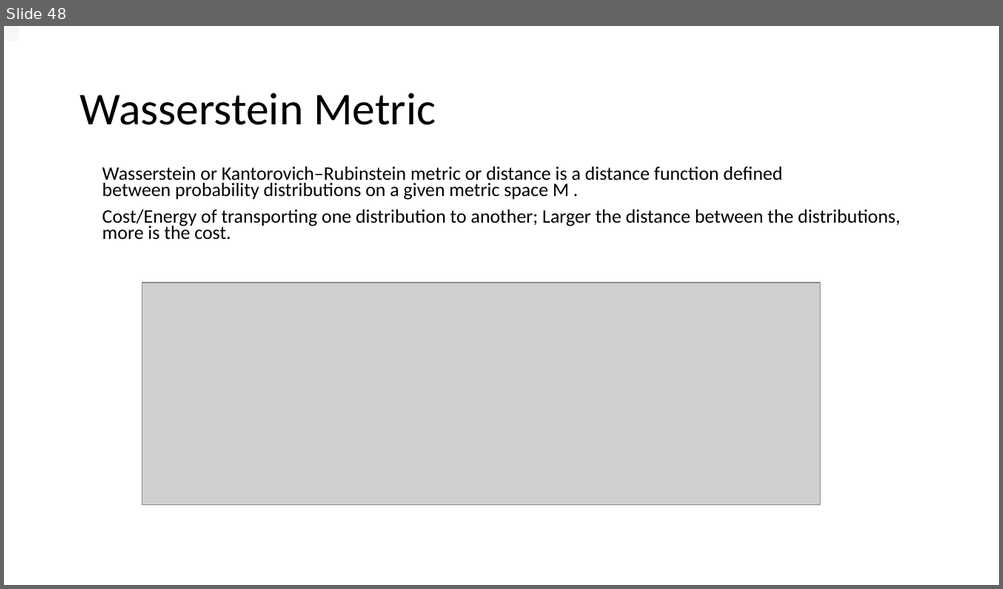
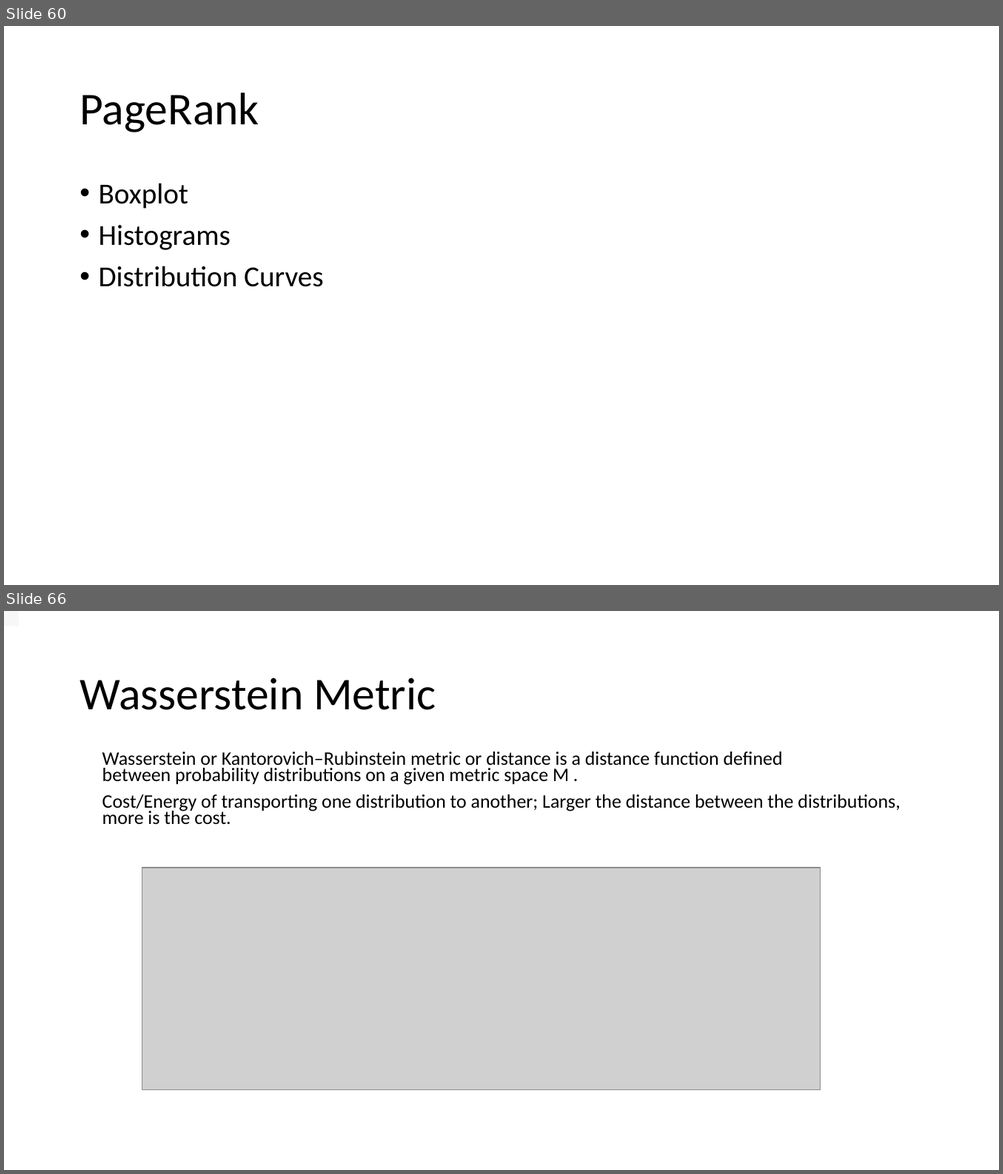
Before and after one commit to AtrayeeNeog/Visualization_2019-20, a slide deck: Documentation/Presentation/Project_Presentation_v3.pptx. Shown one above the other, each under a label of ours: slide 48 before the commit, slides 60 and 66 after it; the slides between them are not shown. The pictures are 1003x589 and 1003x1174 pixels, drawn with LibreOffice and Linux fonts; fonts in the diff are those of the drawing; grey boxes stand for pictures. Boxes give left, top, right and bottom in pixels: in the first picture for what was removed or moved away, otherwise in the second. Text is boxed around its words. In the diff, an @@ line names an element or a change of style, - is before the commit and + after.

```diff
--- a/Documentation/Presentation/Project_Presentation_v3.pptx
+++ b/Documentation/Presentation/Project_Presentation_v3.pptx
@@ slide 60 added at <box>4,26,999,585</box>, background #FFFFFF @@
@@ title added at <box>79,93,259,133</box>, 44 pt, text #000000 @@
+PageRank
@@ text added at <box>99,183,324,287</box>, 28 pt, text #000000 @@
+• Boxplot
+• Histograms
+• Distribution Curves
@@ what was slide 48 is now slide 66 @@
```
Also in this commit, not shown: 1 slide changed, 23 other slides added.
